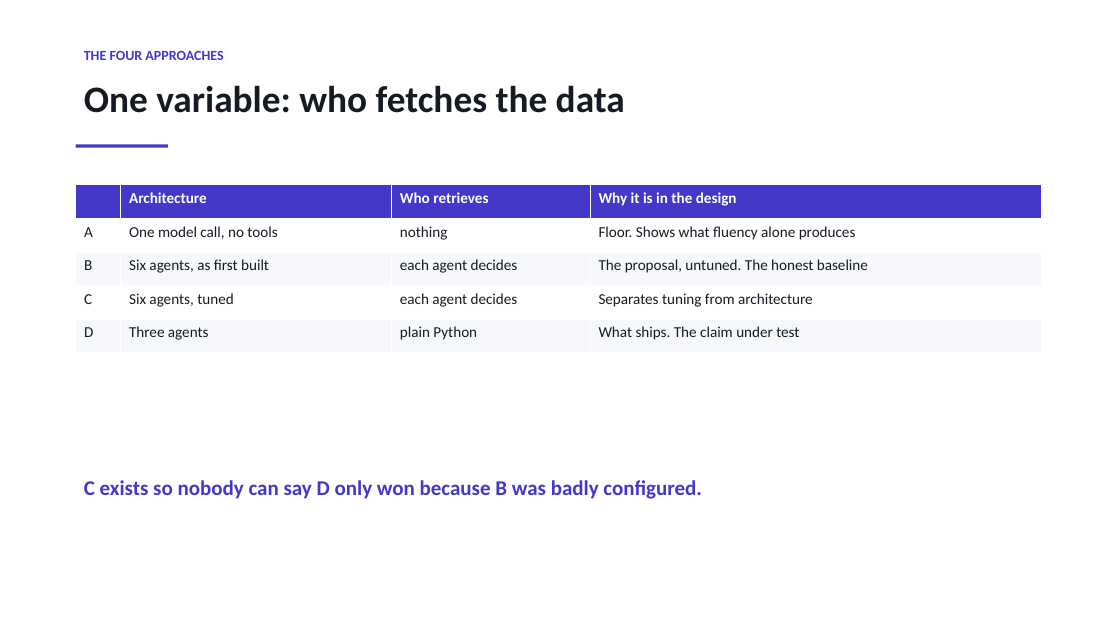
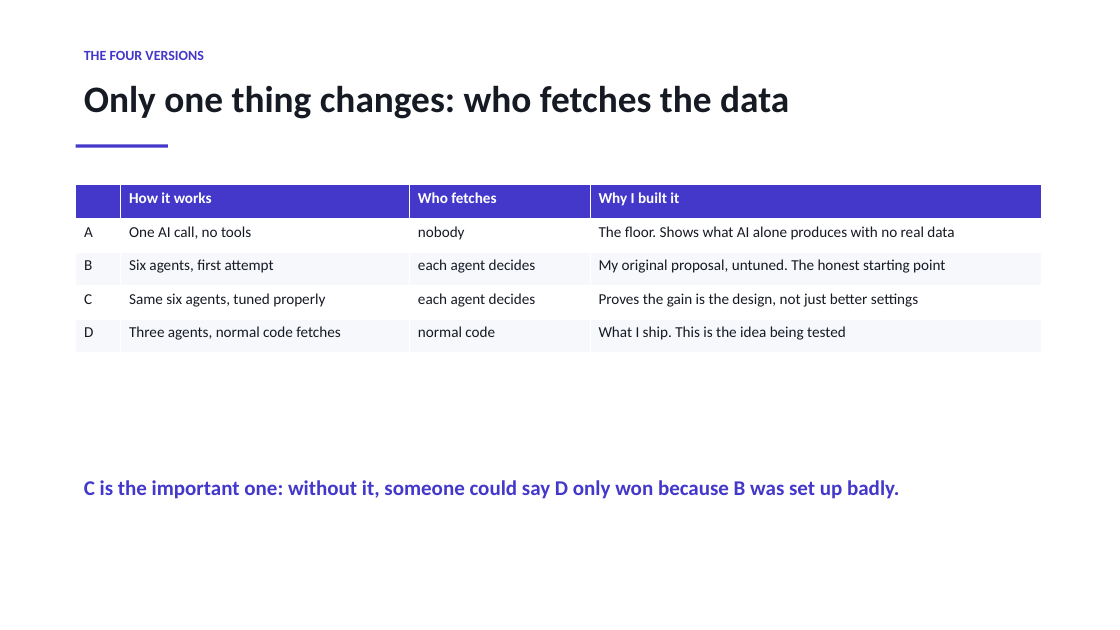
Before and after one commit to sherali143/Trip-Planner, a slide deck: slide 6 of submission/CMP7200_Viva_Presentation.pptx (slide 4 before the commit). Drawn at 1120x630 pixels with LibreOffice and Linux fonts; fonts in the diff are those of the drawing. Boxes give left, top, right and bottom in pixels: in the first picture for what was removed or moved away, otherwise in the second. Text is boxed around its words. In the diff, an @@ line names an element or a change of style, - is before the commit and + after.

```diff
--- a/submission/CMP7200_Viva_Presentation.pptx
+++ b/submission/CMP7200_Viva_Presentation.pptx
@@ text at (x1=84, y1=51, x2=203, y2=60): text changed @@
-THE FOUR APPROACHES
+THE FOUR VERSIONS
@@ text at (x1=84, y1=85, x2=789, y2=119): text changed @@
-One variable: who fetches the data
+Only one thing changes: who fetches the data
@@ table at (x1=76, y1=185, x2=1042, y2=353) @@
-row 1:  | Architecture | Who retrieves | Why it is in the design
+row 1:  | How it works | Who fetches | Why I built it
-row 2: A | One model call, no tools | nothing | Floor. Shows what fluency alone produces
+row 2: A | One AI call, no tools | nobody | The floor. Shows what AI alone produces with no real data
-row 3, column 2: Six agents, as first built
+row 3, column 2: Six agents, first attempt
-row 3, column 4: The proposal, untuned. The honest baseline
+row 3, column 4: My original proposal, untuned. The honest starting point
-row 4, column 2: Six agents, tuned
+row 4, column 2: Same six agents, tuned properly
-row 4, column 4: Separates tuning from architecture
+row 4, column 4: Proves the gain is the design, not just better settings
-row 5: D | Three agents | plain Python | What ships. The claim under test
+row 5: D | Three agents, normal code fetches | normal code | What I ship. This is the idea being tested
@@ text at (x1=84, y1=480, x2=899, y2=499): text changed @@
-C exists so nobody can say D only won because B was badly configured.
+C is the important one: without it, someone could say D only won because B was set up badly.
```
Also in this commit, not shown: 12 other slides changed, 4 slides added, 2 slides removed, 3 other files.
